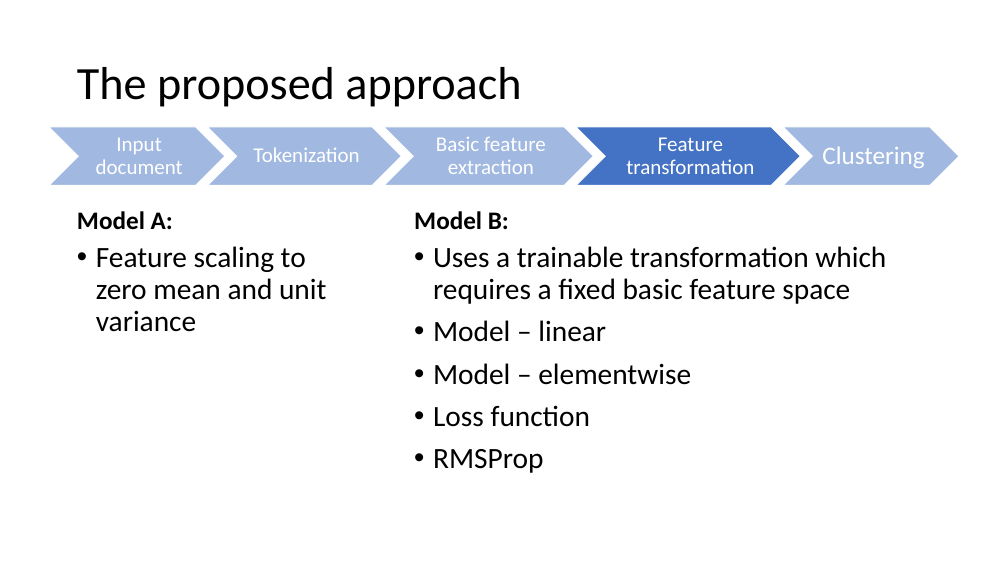
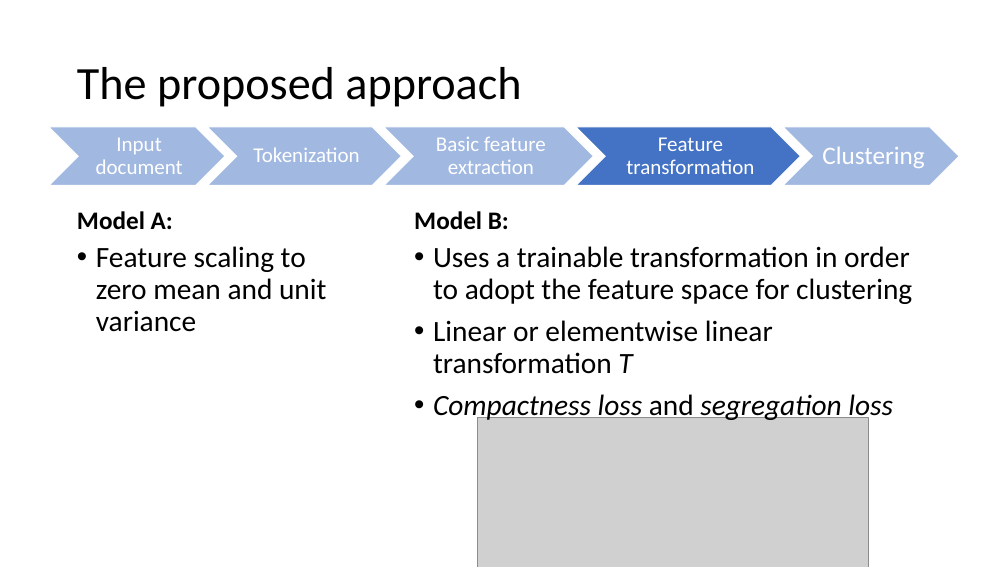
Before and after one commit to Coolcumber/inpladesys, a slide deck: slide 9 of documentation/presentation/Token-level author diarization using clustering of stylistic.pptx (slide 8 before the commit). Drawn at 1008x567 pixels with LibreOffice and Linux fonts; fonts in the diff are those of the drawing; grey boxes stand for pictures. Boxes give left, top, right and bottom in pixels: in the first picture for what was removed or moved away, otherwise in the second. Text is boxed around its words. In the diff, an @@ line names an element or a change of style, - is before the commit and + after.

```diff
--- a/documentation/presentation/Token-level author diarization using clustering of stylistic.pptx
+++ b/documentation/presentation/Token-level author diarization using clustering of stylistic.pptx
@@ text at <box>433,246,912,423</box>: text changed @@
-• Uses a trainable transformation which requires a fixed basic feature space
-• Model – linear
-• Model – elementwise
-• Loss function
-• RMSProp
+• Uses a trainable transformation in order to adopt the feature space for clustering
+• Linear or elementwise linear transformation T
+• Compactness loss and segregation loss
@@ picture added at <box>478,417,869,567</box> @@
```
Also in this commit, not shown: 5 other slides changed, 1 slide added, 4 other files.
